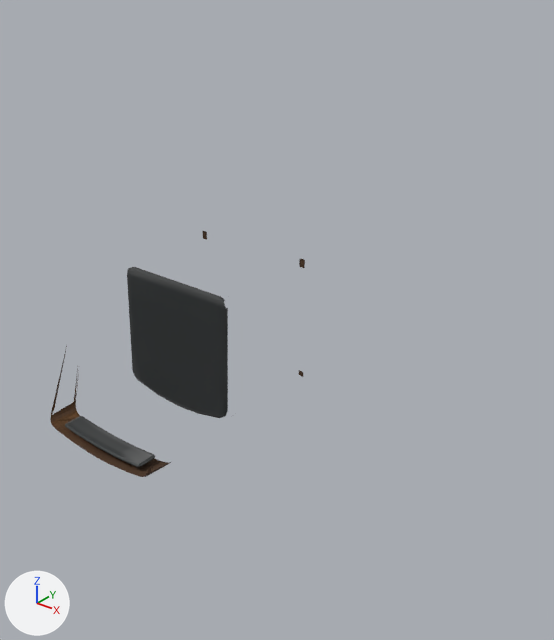
Renders of the OBJ model tokenhsi/data/dataset_dynamic_objects/test/ArmChair_Normal/171e6880-ee7d-42e4-9dc4-5ef59e42656b/vis/mesh.obj from each side of a commit.
One viewpoint serves both versions: a 50 mm camera at (1.83, -1.71, 1.3) aimed at (0.25, 0.26, 0.08). Every picture has the same lights, and +X, +Y and +Z are marked at lower left. Where no turn or scale is listed for an object, it has been applied to the vertices. Vertices at the same position are counted once.
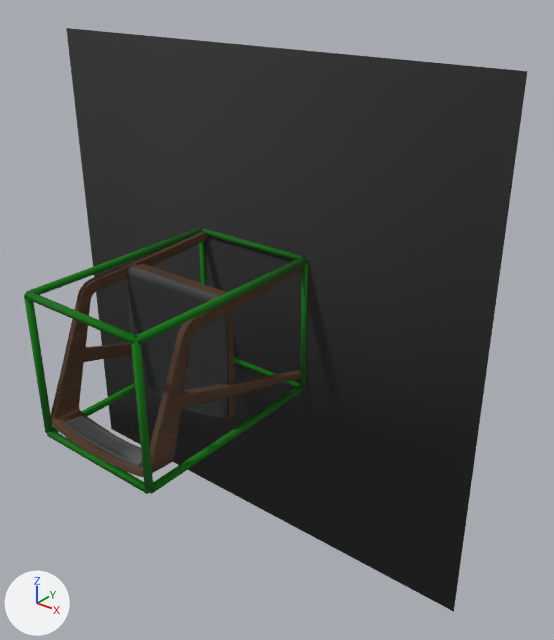
Pixel boxes (x1, y1, x2, y2) of what changed, in the pictures (554 x 640 px):
'mesh', reshaped (97% wider, 137% taller): before (50, 231, 305, 477); after (24, 28, 527, 612)
part 1 of me_mesh, added: after (138, 263, 227, 294)
part 2 of me_mesh, added (green): after (201, 228, 303, 260)
part 3 of me_mesh, added (green): after (25, 292, 138, 344)
part 4 of me_mesh, added (green): after (47, 430, 148, 494)
part 5 of me_mesh, added: after (234, 357, 300, 388)
part 6 of me_mesh, added (green): after (300, 260, 308, 387)
part 7 of me_mesh, added: after (199, 241, 206, 285)
part 8 of me_mesh, added (green): after (24, 295, 53, 433)
part 9 of me_mesh, added (green): after (131, 341, 153, 493)
part 10 of me_mesh, added (green): after (133, 257, 308, 345)
part 11 of me_mesh, added (green): after (150, 385, 305, 494)
part 12 of me_mesh, added (green): after (52, 383, 136, 433)
part 13 of me_mesh, added (green): after (26, 228, 202, 295)
part 14 of me_mesh, added (brown): after (50, 232, 303, 477)
part 15 of me_mesh, added (black): after (66, 28, 527, 612)

The change in detail:
me_mesh is used by ob_mesh; location (0.0, 0.0, 0.0).
me_mesh had 480 vertices, 704 faces and spanned x -0.262..0.262, y -0.414..0.414, z -0.271..0.271.
me_mesh now has 1507 vertices, 2802 faces and spans x -1.0..1.0, y -0.424..0.424, z -1.0..1.0.
me_mesh part 1: a new loose piece, a box spanning x -0.234..0.234, y 0.025..0.058, z 0.211..0.244, in mat_material_0 (picture img_material_0_png).
me_mesh part 2: a new loose piece, a box spanning x -0.262..0.262, y 0.404..0.424, z 0.261..0.281, in mat_material_0 (picture img_material_0_png).
me_mesh part 3: a new loose piece, a box spanning x -0.262..0.262, y -0.424..-0.404, z 0.261..0.281, in mat_material_0 (picture img_material_0_png).
me_mesh part 4: a new loose piece, a box spanning x -0.262..0.262, y -0.424..-0.404, z -0.281..-0.261, in mat_material_0 (picture img_material_0_png).
me_mesh part 5: a new loose piece, a box spanning x -0.262..0.262, y 0.404..0.424, z -0.281..-0.261, in mat_material_0 (picture img_material_0_png).
me_mesh part 6: a new loose piece, a box spanning x 0.252..0.272, y 0.404..0.424, z -0.271..0.271, in mat_material_0 (picture img_material_0_png).
me_mesh part 7: a new loose piece, a box spanning x -0.272..-0.252, y 0.404..0.424, z -0.271..0.271, in mat_material_0 (picture img_material_0_png).
me_mesh part 8: a new loose piece, a box spanning x -0.272..-0.252, y -0.424..-0.404, z -0.271..0.271, in mat_material_0 (picture img_material_0_png).
me_mesh part 9: a new loose piece, a box spanning x 0.252..0.272, y -0.424..-0.404, z -0.271..0.271, in mat_material_0 (picture img_material_0_png).
me_mesh part 10: a new loose piece, a box spanning x 0.252..0.272, y -0.414..0.414, z 0.261..0.281, in mat_material_0 (picture img_material_0_png).
me_mesh part 11: a new loose piece, a box spanning x 0.252..0.272, y -0.414..0.414, z -0.281..-0.261, in mat_material_0 (picture img_material_0_png).
me_mesh part 12: a new loose piece, a box spanning x -0.272..-0.252, y -0.414..0.414, z -0.281..-0.261, in mat_material_0 (picture img_material_0_png).
me_mesh part 13: a new loose piece, a box spanning x -0.272..-0.252, y -0.414..0.414, z 0.261..0.281, in mat_material_0 (picture img_material_0_png).
me_mesh part 14: 915 vertices added at x -0.262..0.262, y -0.413..0.413, z -0.268..0.271.
me_mesh part 15: 8 vertices added at x -1.0..1.0, y 0.413..0.414, z -1.0..1.0.
